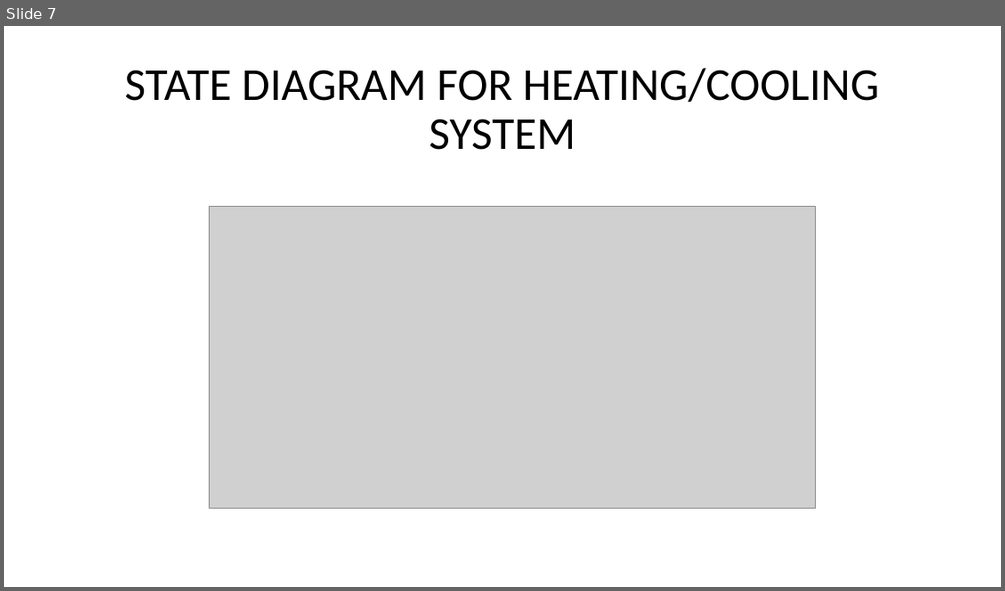
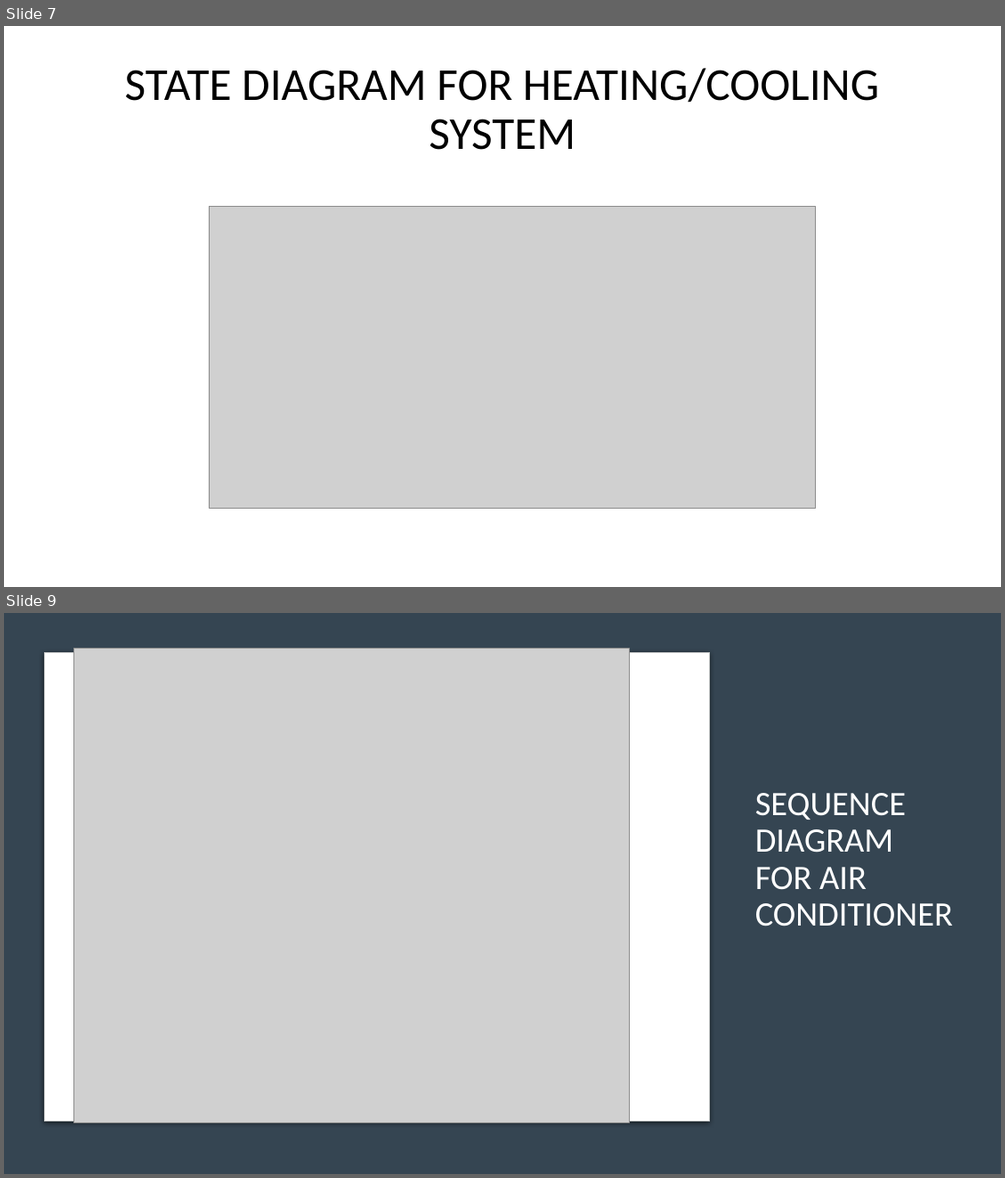
Before and after one commit to Microcontroller-Team-1/winter20-21, a slide deck: Project_Week_7&8/Precise Analysis.pptx. Shown one above the other, each under a label of ours: slide 7 before the commit, slides 7 and 9 after it; the slides between them are not shown. The pictures are 1005x591 and 1005x1178 pixels, drawn with LibreOffice and Linux fonts; fonts in the diff are those of the drawing; grey boxes stand for pictures. Boxes give left, top, right and bottom in pixels: in the first picture for what was removed or moved away, otherwise in the second. Text is boxed around its words. In the diff, an @@ line names an element or a change of style, - is before the commit and + after.

```diff
--- a/Project_Week_7&8/Precise Analysis.pptx
+++ b/Project_Week_7&8/Precise Analysis.pptx
@@ slide 9 added at <box>4,613,1001,1174</box>, background #E7E6E6 @@
@@ rectangle added at <box>4,613,1001,1174</box>, fill #354552 @@
@@ rounded rectangle added at <box>44,653,709,1121</box>, fill #FFFFFF, outline #C8CACA 0.75 pt @@
@@ picture added at <box>73,648,629,1122</box> @@
@@ title added at <box>755,793,953,926</box>, 33 pt, text #FFFFFF @@
+SEQUENCE DIAGRAM FOR AIR CONDITIONER
```
Also in this commit, not shown: 2 slides changed, 1 other slide added.
